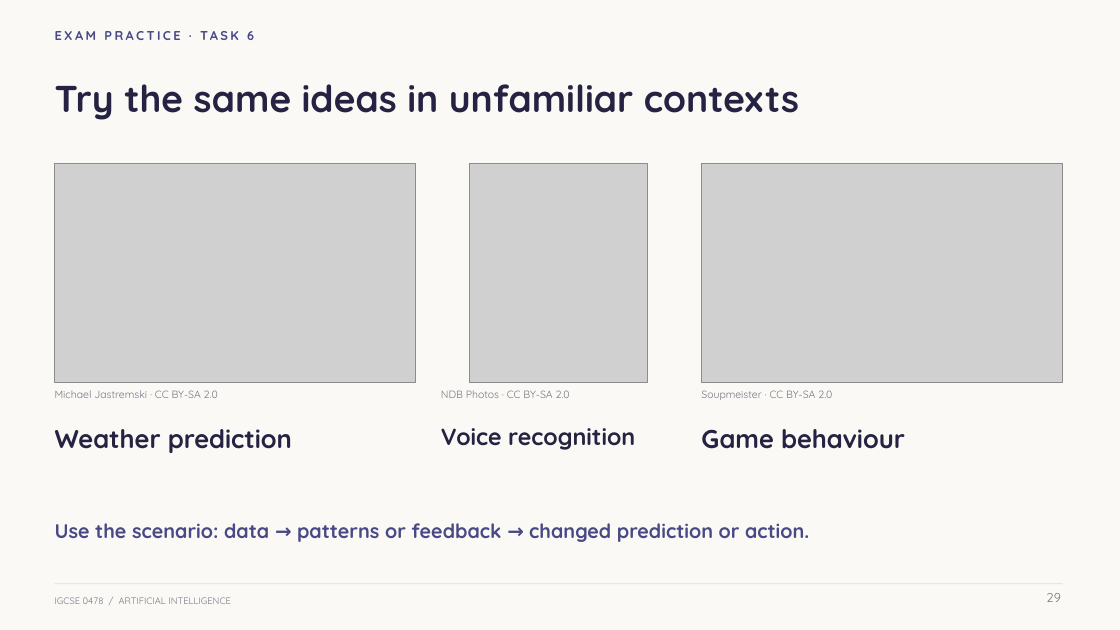
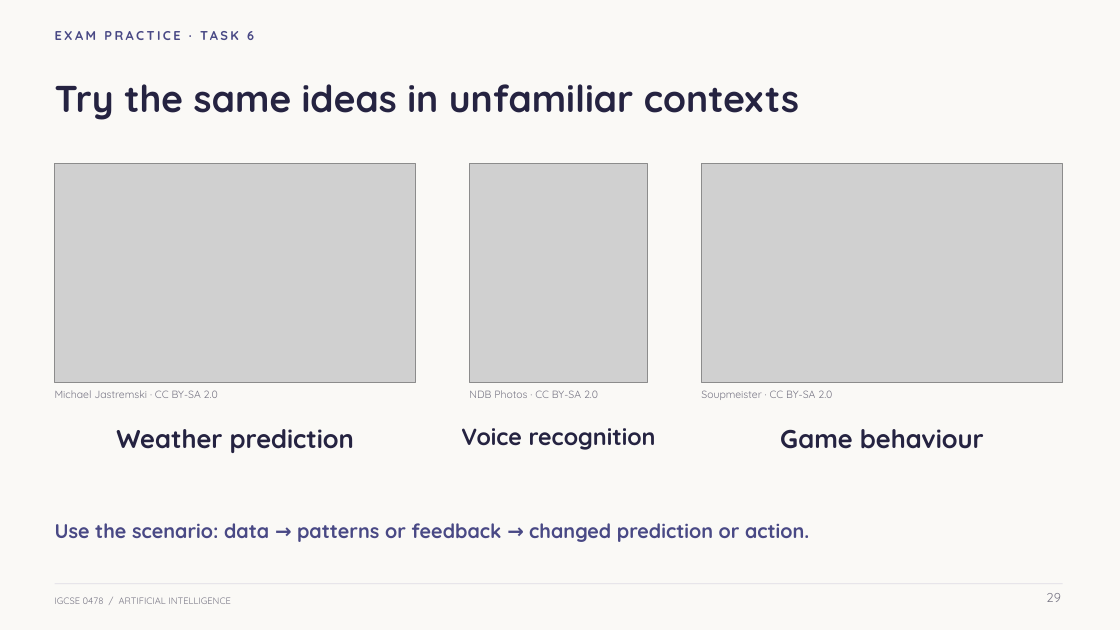
Before and after one commit to myk-sh/cs-lessons, a slide deck: slide 29 of 0478 P1/Artificial Intelligence/IGCSE_0478_Lesson_-_Artificial_Intelligence.pptx. Drawn at 1120x630 pixels with LibreOffice and Linux fonts; fonts in the diff are those of the drawing; grey boxes stand for pictures. Boxes give left, top, right and bottom in pixels: in the first picture for what was removed or moved away, otherwise in the second. Text is boxed around its words. In the diff, an @@ line names an element or a change of style, - is before the commit and + after.

Commit message:
Align photo credits and labels with their pictures in the AI lesson

```diff
--- a/0478 P1/Artificial Intelligence/IGCSE_0478_Lesson_-_Artificial_Intelligence.pptx
+++ b/0478 P1/Artificial Intelligence/IGCSE_0478_Lesson_-_Artificial_Intelligence.pptx
@@ text "NDB Photos · CC BY-SA ...": place and size @@
-text "NDB Photos · CC BY-SA ..." at [441, 390, 570, 398]
+text "NDB Photos · CC BY-SA ..." at [469, 390, 598, 398]
@@ alignment left to centre in 3 elements at [116, 429, 354, 453], [461, 428, 656, 450], [780, 429, 984, 449] @@
```
Also in this commit, not shown: 6 other slides changed, 2 other files.
